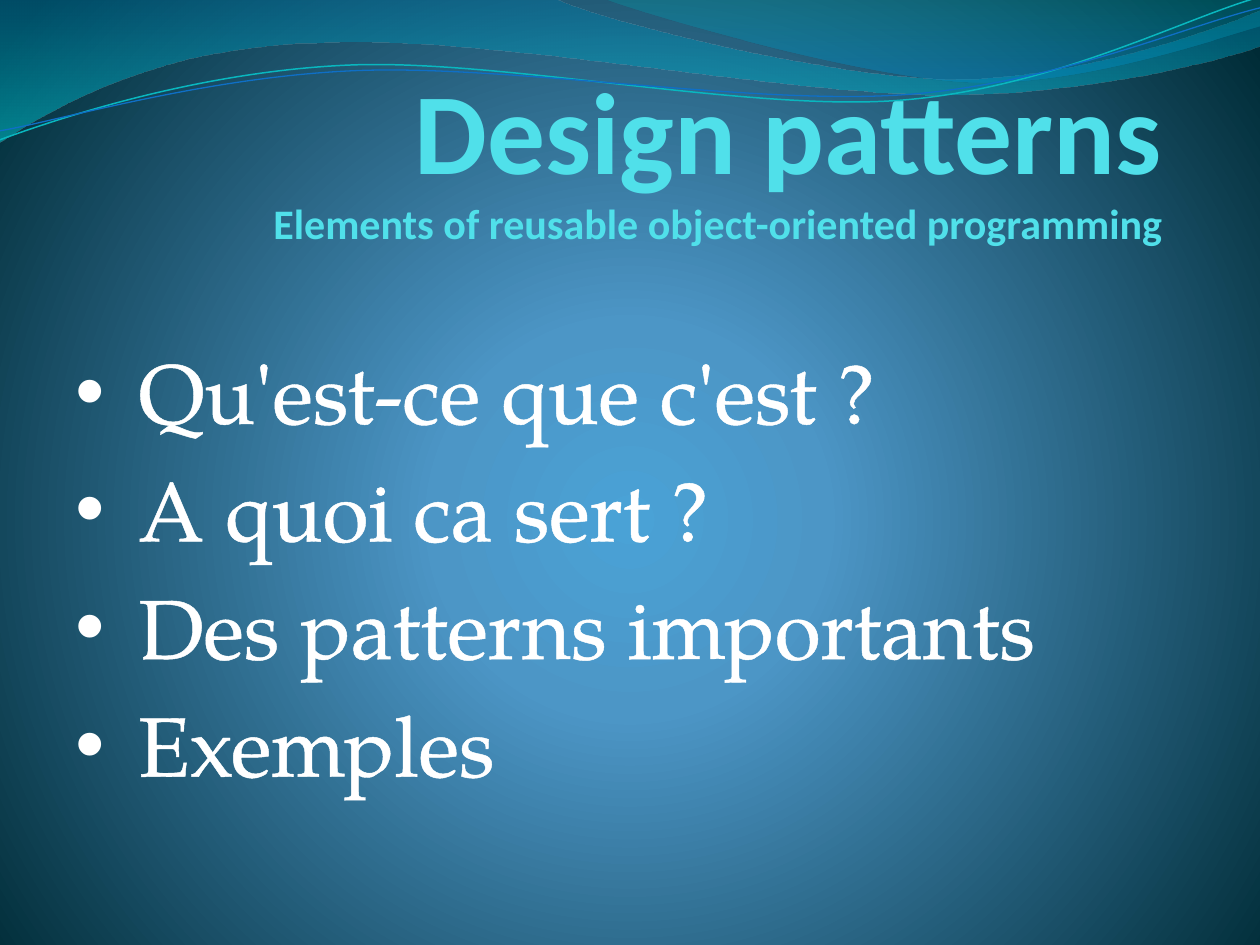
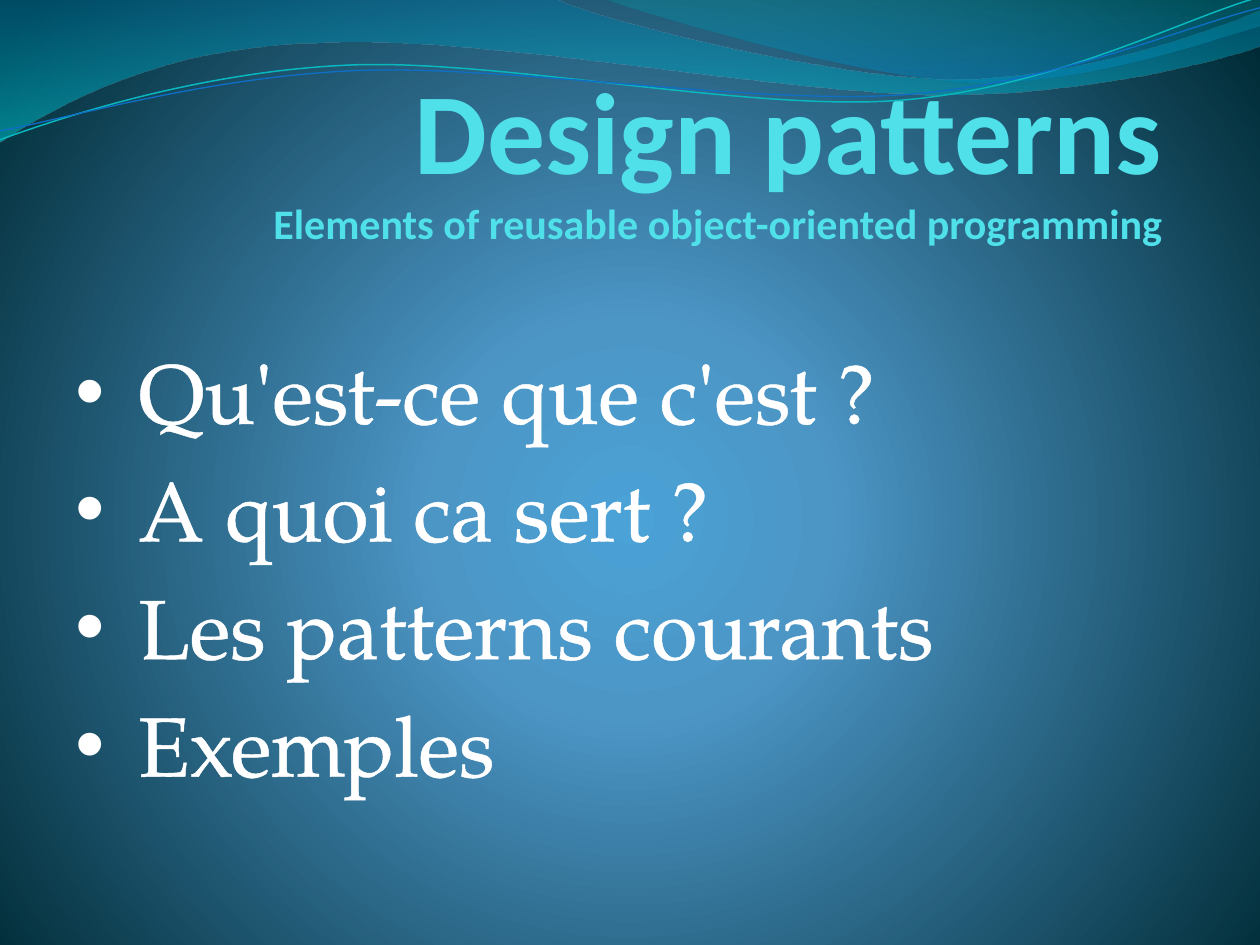
Before and after one commit to Eregrith/Prez, a slide deck: slide 1 of Design patterns.pptx. Drawn at 1260x945 pixels with LibreOffice and Linux fonts; fonts in the diff are those of the drawing. Boxes give left, top, right and bottom in pixels: in the first picture for what was removed or moved away, otherwise in the second. Text is boxed around its words. In the diff, an @@ line names an element or a change of style, - is before the commit and + after.

```diff
--- a/Design patterns.pptx
+++ b/Design patterns.pptx
@@ text at (x1=139, y1=600, x2=934, y2=690): text changed @@
-• Des patterns importants
+• Les patterns courants
```
Also in this commit, not shown: 1 slide added, 3 slides removed, 33 other files.
